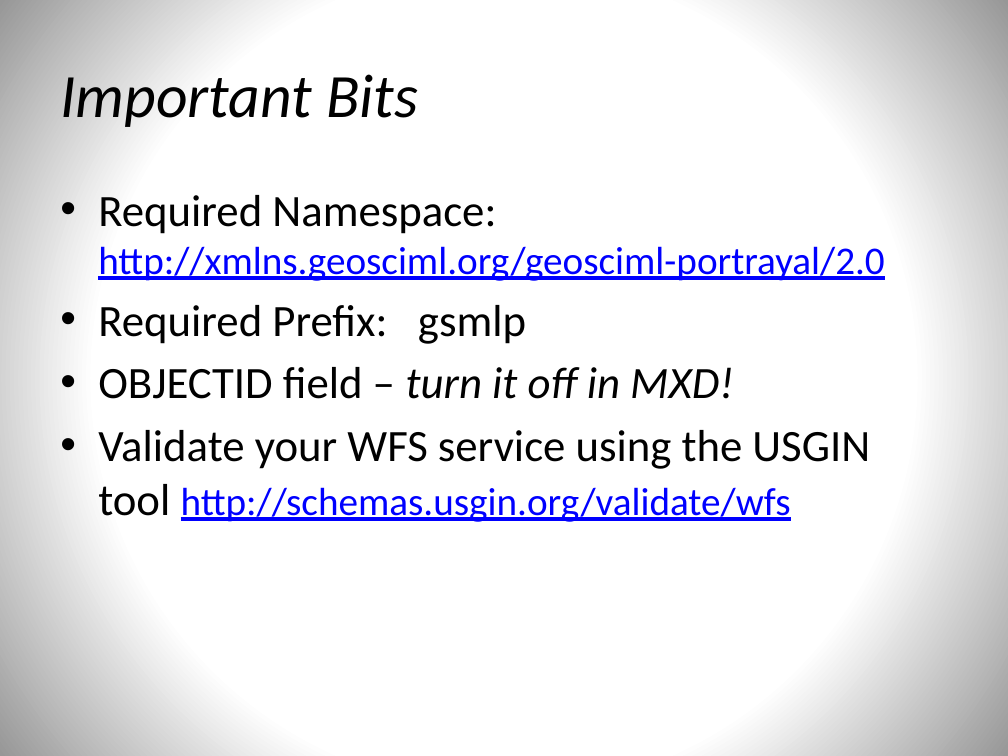
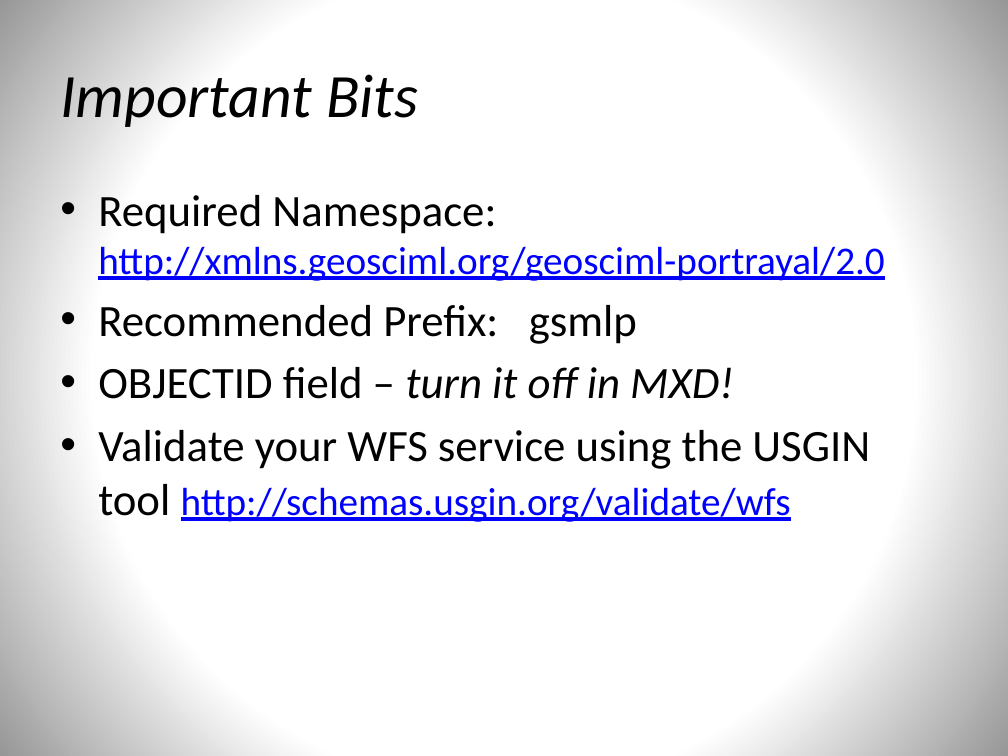
Before and after one commit to usgin/Workshops, a slide deck: slide 12 of OneGeologyWebinar/OneGeology.pptx (slide 8 before the commit). Drawn at 1008x756 pixels with LibreOffice and Linux fonts; fonts in the diff are those of the drawing. Boxes give left, top, right and bottom in pixels: in the first picture for what was removed or moved away, otherwise in the second. Text is boxed around its words. In the diff, an @@ line names an element or a change of style, - is before the commit and + after.

```diff
--- a/OneGeologyWebinar/OneGeology.pptx
+++ b/OneGeologyWebinar/OneGeology.pptx
@@ text at [98, 305, 637, 344]: text changed @@
-• Required Prefix: gsmlp
+• Recommended Prefix: gsmlp
```
Also in this commit, not shown: 5 other slides changed, 4 slides added.
